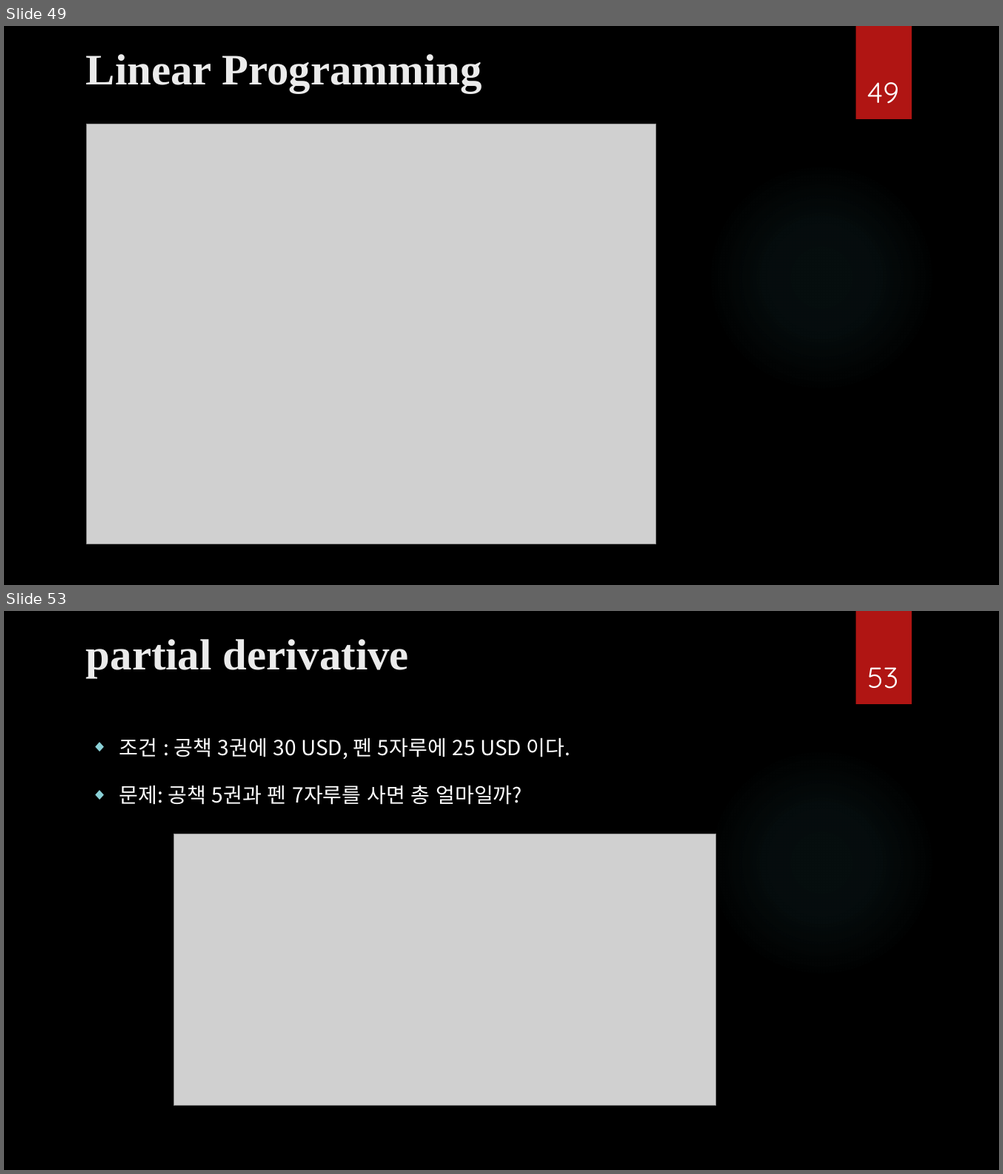
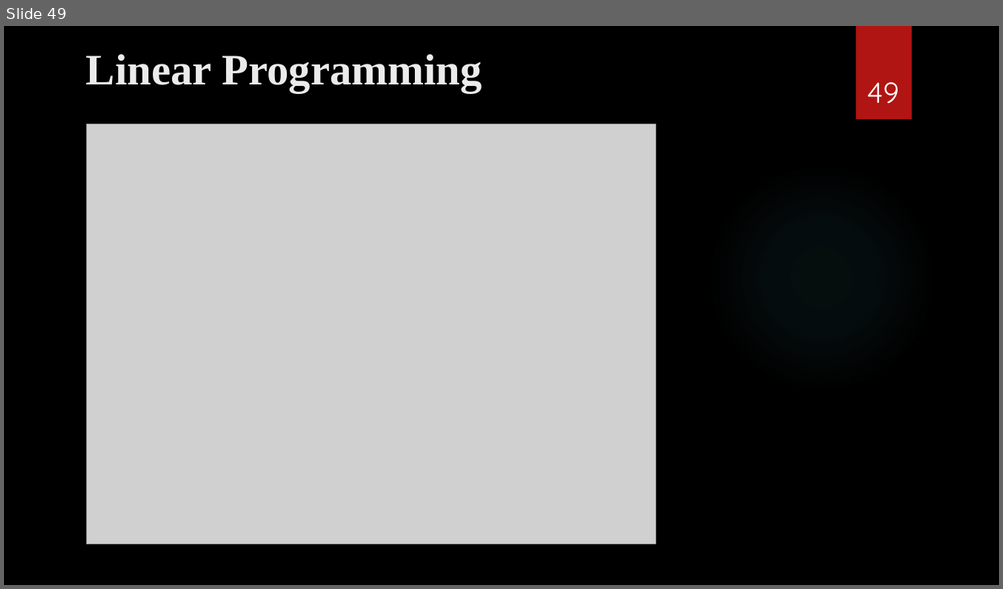
Before and after one commit to ancestor9/mathematics-for-machine-learning, a slide deck: Calculus/Modeling_Simulation_1.pptx. Shown one above the other, each under a label of ours: slides 49 and 53 before the commit, slide 49 after it; the slides between them are not shown. The pictures are 1003x1174 and 1003x589 pixels, drawn with LibreOffice and Linux fonts; fonts in the diff are those of the drawing; grey boxes stand for pictures; background and template pictures are left out. Boxes give left, top, right and bottom in pixels: in the first picture for what was removed or moved away, otherwise in the second. Text is boxed around its words. In the diff, an @@ line names an element or a change of style, - is before the commit and + after.

```diff
--- a/Calculus/Modeling_Simulation_1.pptx
+++ b/Calculus/Modeling_Simulation_1.pptx
@@ slide 53 removed at box(4, 611, 999, 1170), background picture (left out); not listed: 2 template elements that a slide beside it also shows @@
@@ title removed at box(86, 639, 409, 678) @@
-partial derivative
@@ page number removed at box(867, 667, 898, 689) @@
-53
@@ text removed at box(119, 738, 569, 805) @@
-◆ 조건 : 공책 3권에 30 USD, 펜 5자루에 25 USD 이다.
-◆ 문제: 공책 5권과 펜 7자루를 사면 총 얼마일까?
@@ picture removed at box(173, 834, 716, 1105) @@
```
Also in this commit, not shown: 8 slides changed, 10 other slides removed, 1 other file.
